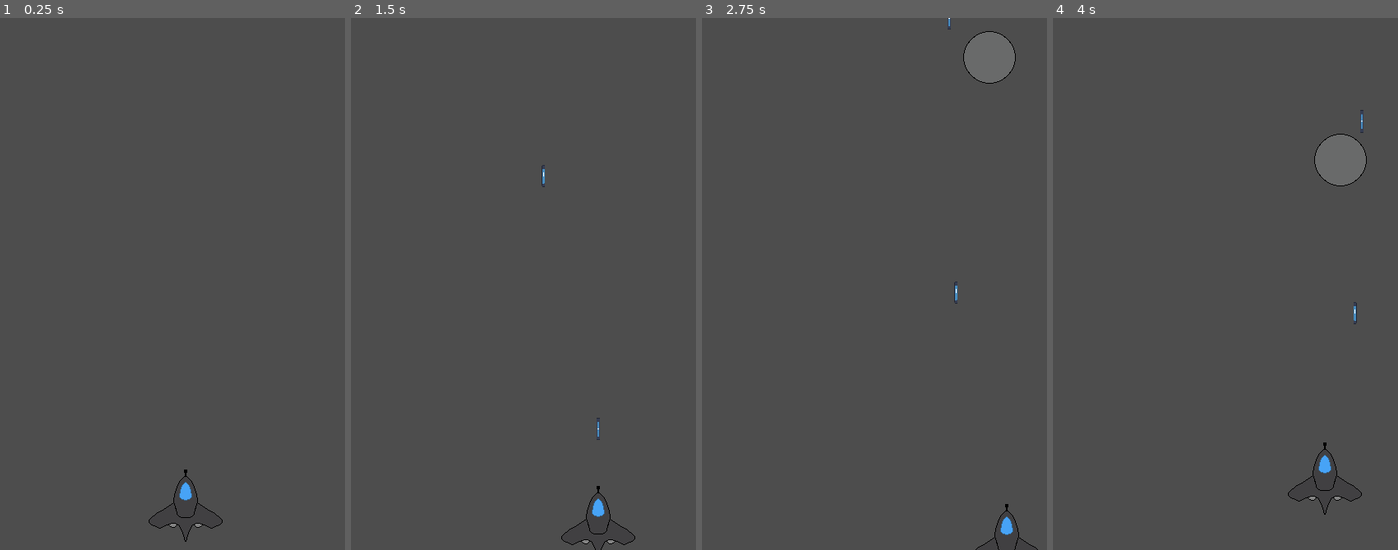
Above: before the commit, frames 1-4 (left to right).
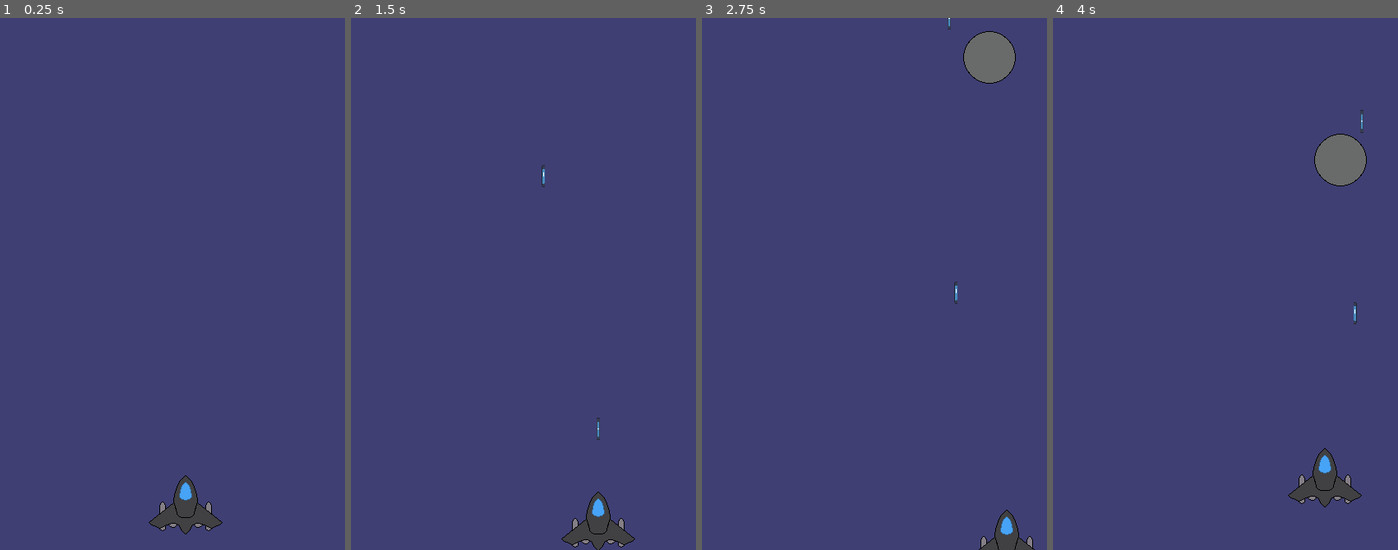
Above: after the commit, the same moments.

Repository: prachtkira/SimpleShooter
Game: Godot game, scene res://scenes/main.tscn
Same seed, same stepped clock (60 frames per second), same inputs: the game is played once before the commit and once after it. The engine's default icon, where the game draws it, is replaced by a stand-in: a white triangle on a blue panel in a dark square.
Inputs (mouse positions are in pixels of both pictures, inside the frame that each line leads up to):
- Up to frame 1 (0.25 s): no input
- Up to frame 2 (1.5 s): tap Enter at 0.5 s; move the mouse to (599, 257) at 0.52 s; hold Right (ui_right) 0.53-1.28 s; click (599, 257) at 0.6 s; move the mouse to (454, 310) at 1.27 s; hold Down (ui_down) from 1.28 s (still down); click (454, 310) at 1.35 s
- Up to frame 3 (2.75 s): move the mouse to (909, 166) at 2.02 s; release Down (ui_down) at 2.03 s; hold Right (ui_right) from 2.03 s (still down); click (909, 166) at 2.1 s
- Up to frame 4 (4 s): move the mouse to (1208, 390) at 2.77 s; release Right (ui_right) at 2.78 s; hold Up (ui_up) 2.78-3.53 s; click (1208, 390) at 2.85 s; move the mouse to (1329, 363) at 3.52 s; hold Left (ui_left) from 3.53 s (still down); click (1329, 363) at 3.6 s

The runs differ from the first frame. In frame 1, 99% of the frame differs, in the area x 0-100%, y 0-100%; in frame 2, 99%; in frame 3, 98%; in frame 4, 98%.

Commit message:
´Background placeholder & new rocket

Diff:
--- a/scenes/main.tscn
+++ b/scenes/main.tscn
@@ -1,9 +1,16 @@
-[gd_scene load_steps=3 format=3 uid="uid://cgowk4a2puick"]
+[gd_scene load_steps=4 format=3 uid="uid://cgowk4a2puick"]
 
 [ext_resource type="PackedScene" uid="uid://b5jnur3swvw1y" path="res://scenes/player.tscn" id="1_4omqd"]
+[ext_resource type="Texture2D" uid="uid://cbxl12lcqm4c" path="res://assets/background.png" id="1_sdv8y"]
 [ext_resource type="PackedScene" uid="uid://ihvoifn63k6t" path="res://scenes/meteor_spawner.tscn" id="2_rwais"]
 
 [node name="Main" type="Node2D"]
+
+[node name="TextureRect" type="TextureRect" parent="."]
+offset_right = 425.0
+offset_bottom = 655.0
+texture = ExtResource("1_sdv8y")
+stretch_mode = 1
 
 [node name="Player" parent="." instance=ExtResource("1_4omqd")]
 position = Vector2(226, 606)
Binary file changed: assets/background.png
Binary file changed: assets/rocket.png
